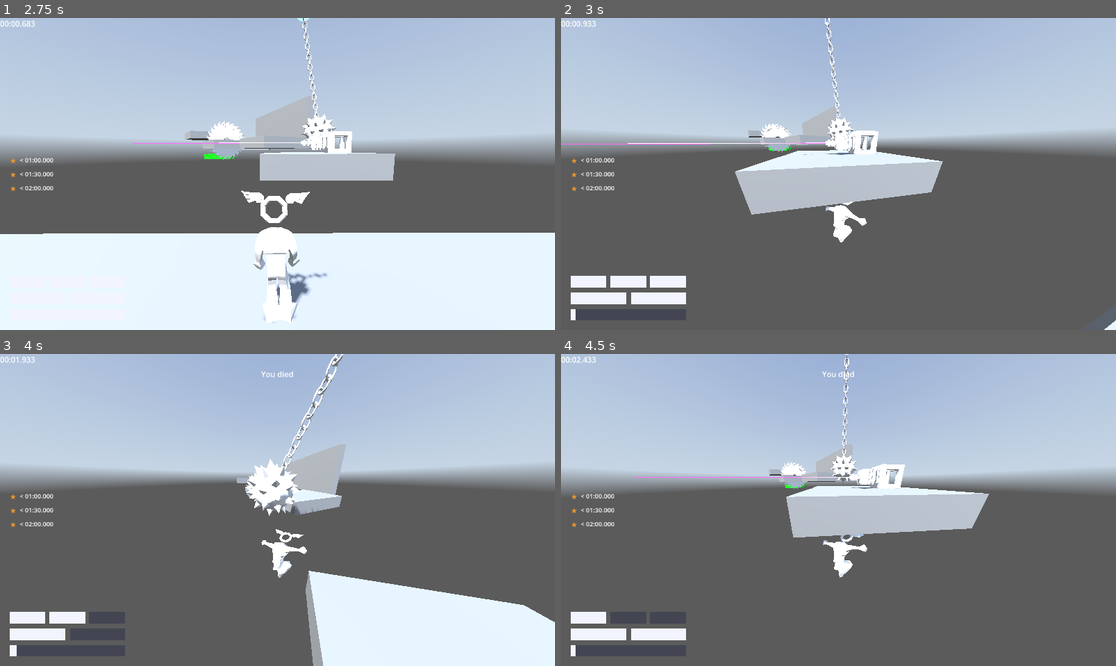
Above: before the commit, frames 1-4 (two rows, left to right).
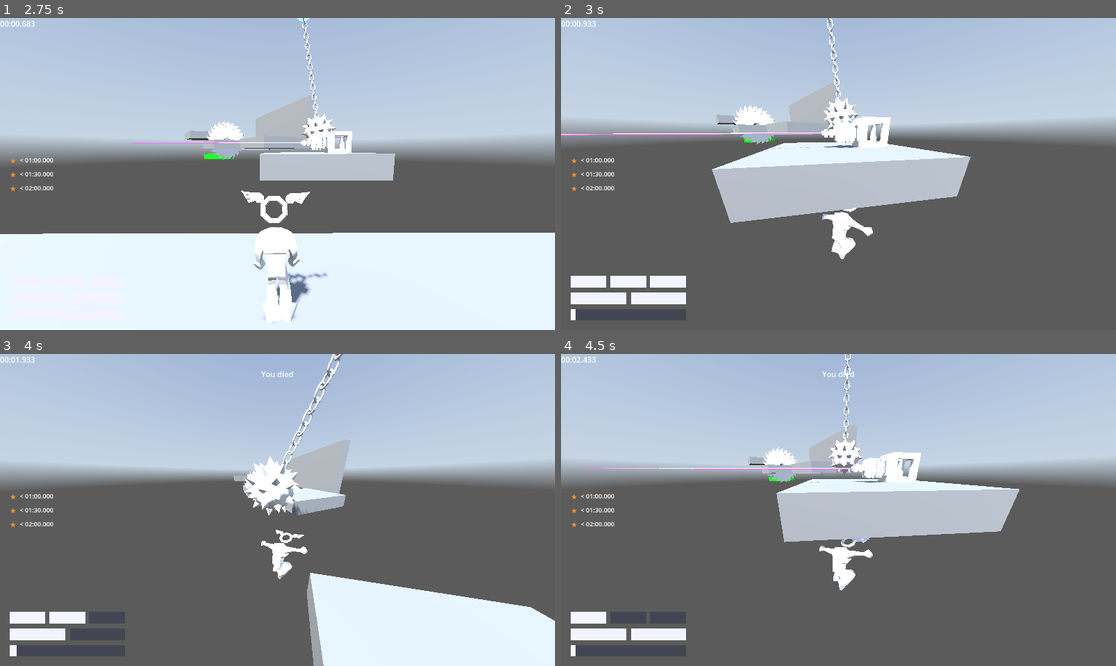
Above: after the commit, the same moments.

Repository: jpvds1/DDJD
Game: Godot game, scene res://scenes/game_controller.tscn
Same seed, same stepped clock (60 frames per second), same inputs: the game is played once before the commit and once after it. A sky picture missing from this copy of the repository is replaced by a grey-blue gradient. Sound files missing from this copy of the repository are replaced by a short silence.
Inputs (mouse positions are in pixels of both pictures, inside the frame that each line leads up to):
- Up to frame 1 (2.75 s): click "Continue as Guest" at 0.5 s; click "Play" at 1.25 s; click "LEVEL 1" at 2 s
- Up to frame 2 (3 s): tap Enter at 2.75 s; move the mouse to (866, 174) at 2.77 s; hold W (move_forwards) from 2.78 s (still down); hold Shift (sprint) from 2.78 s (still down); tap Q (dash) at 2.85 s
- Up to frame 3 (4 s): keep holding W (move_forwards); tap Space (jump) at 3.02, 3.77 s; move the mouse to (249, 510) at 3.52 s; release Shift (sprint) at 3.53 s; tap Shift (sprint) at 3.6 s; tap Q (dash) at 3.8 s
- Up to frame 4 (4.5 s): keep holding W (move_forwards); move the mouse to (849, 503) at 4.27 s; hold Shift (sprint) from 4.28 s (still down); tap Q (dash) at 4.35 s

Frame 1 is identical in both runs. In frame 2, 13% of the frame differs, in the area x 0-100%, y 0-100%; in frame 3, 1.7%; in frame 4, 11%.

Commit message:
feat: camera improvement

Diff:
--- a/platformer-game/scripts/player/player.gd
+++ b/platformer-game/scripts/player/player.gd
@@ -42,6 +42,8 @@
 const CAMERA_DISTANCE_MAX := 6.0   # Third person
 const CAMERA_SCROLL_STEP  := 0.5   # Distance per scroll
 const CAMERA_ZOOM_LERP    := 12.0  # Zoom smoothness
+
+const DASH_CAMERA_PULLBACK := 1.2
 
 # Wall-run camera lock
 const WALL_RUN_CAMERA_DISTANCE   := 2.75
@@ -581,6 +583,9 @@
 	dash_direction = (transform.basis * Vector3.FORWARD).normalized()
 	dash_timer.start()
 
+	if camera_distance_target > 0.0:
+		camera_3d.position.z += DASH_CAMERA_PULLBACK
+
 	dash_cooldown_queue += 1
 	if dash_cooldown_timer.is_stopped():
 		dash_cooldown_timer.start()
@@ -631,7 +636,8 @@
 
 func update_animation_state(animation_name: String) -> void:
 	if animation_player.current_animation != animation_name and animation_player.has_animation(animation_name):
-		animation_player.play(animation_name)
+		var blend := 0.2 if animation_name == "dash" else 0.3
+		animation_player.play(animation_name, blend)
 
 func _on_animation_player_animation_changed(old_name: StringName, new_name: StringName) -> void:
 	print("Animation changed from: " + old_name + " to " + new_name)
